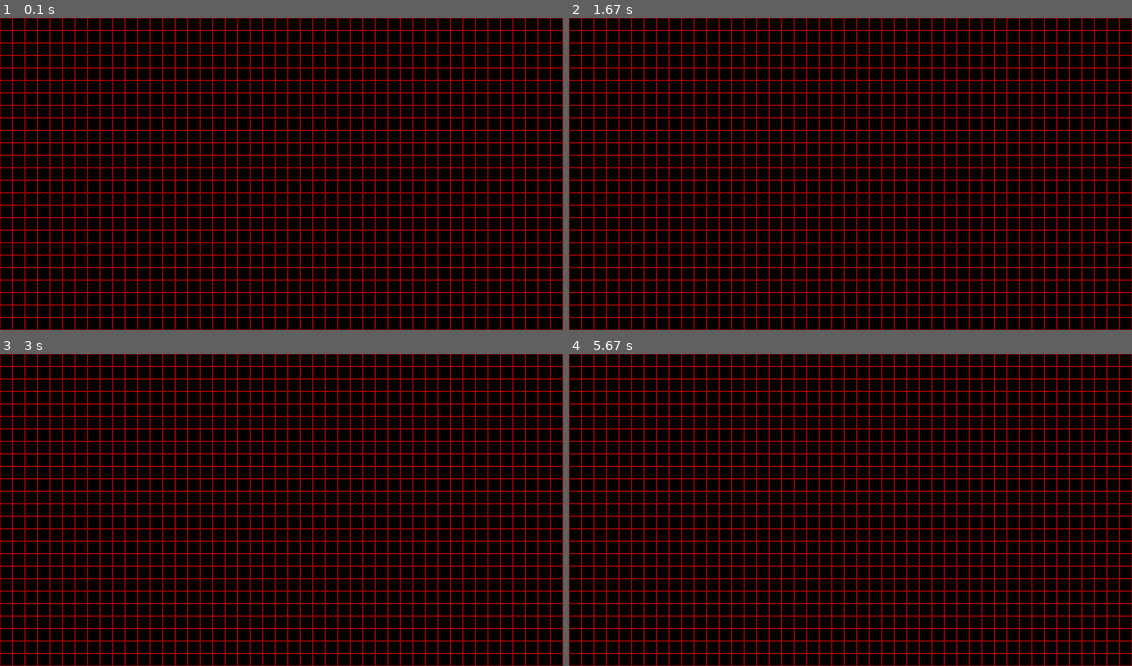
Above: before the commit, frames 1-4 (two rows, left to right).
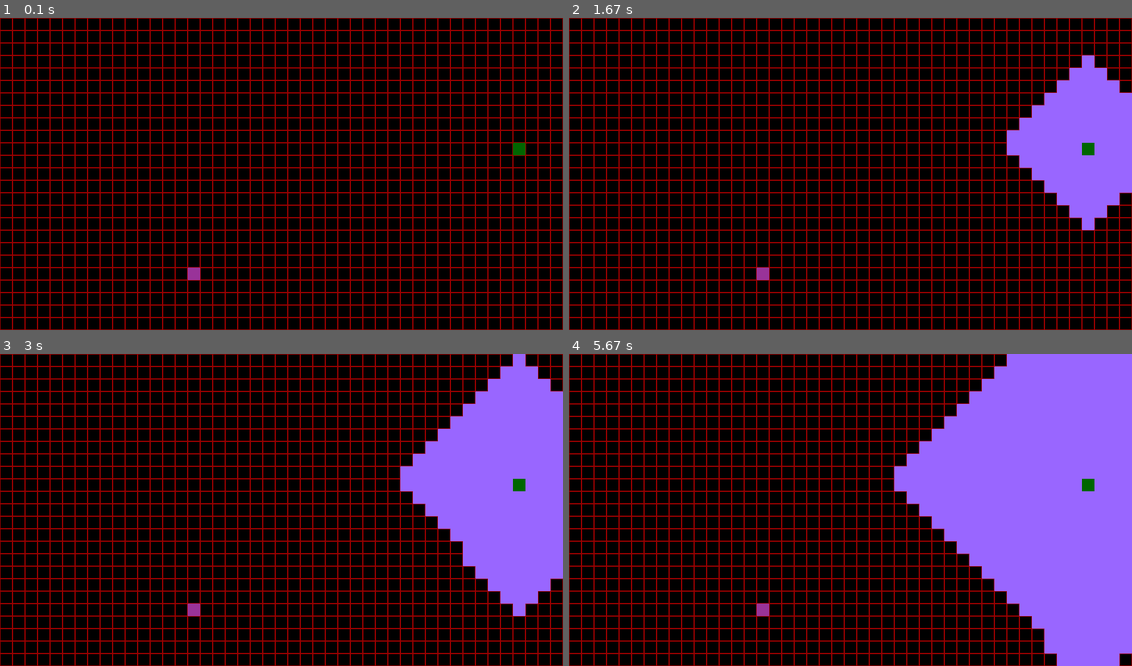
Above: after the commit, the same moments.

Repository: kattel49/pygame-dfs-bfs
Game: pygame game, started from main.py
Same seed, same stepped clock (60 frames per second), same inputs: the game is played once before the commit and once after it.
Inputs:
- Up to frame 1 (0.1 s): no input
- Up to frame 2 (1.67 s): tap B at 0.33 s
- Up to frame 3 (3 s): no input
- Up to frame 4 (5.67 s): no input

The runs differ from the first frame. In frame 1, 0.2% of the frame differs, in the area x 33-94%, y 40-84%; in frame 2, 7.7%; in frame 3, 15%; in frame 4, 29%, in the area x 33-100%, y 0-100%.

Commit message:
Created visualization for BFS

Diff:
--- a/main.py
+++ b/main.py
@@ -1,34 +1,140 @@
 import pygame
+import random
 
 WIDTH, HEIGHT = 900, 500
 BLACK = (0, 0, 0)
-WHITE = (153, 0, 0)
+RED = (153, 0, 0)
+ORIGIN = (0, 102, 0)
+DEST = (153, 51, 153)
+NEIGH = (153, 102, 255)
 FPS = 60
 WIN = pygame.display.set_mode((WIDTH, HEIGHT))
 pygame.display.set_caption("Graph Visualization")
-
-
+BLOCK_SIZE = 20
+GRAPH_WIDTH = WIDTH//BLOCK_SIZE
+GRAPH_HEIGHT = HEIGHT//BLOCK_SIZE
+#adjency list
+GRAPH = [[] for x in range( GRAPH_WIDTH * GRAPH_HEIGHT)]
+GRAPH_NODES = []
 
 def draw_window():
     WIN.fill(BLACK)
     pygame.display.update()
 
-def draw_grid():
-    block_size = 20
-    for x in range(0, WIDTH, block_size):
-        for y in range(0, HEIGHT, block_size):
-            rect = pygame.Rect(x, y, block_size, block_size)
-            pygame.draw.rect(WIN, WHITE, rect, 1)
+def make_graph():
+    for x, i in enumerate(GRAPH):
+        for neighbor in find_neighbours(i):
+            if neighbor != -1:
+                x.append(neighbor)
+
+# returns up, down, left, right
+def find_neighbours(i):
+    row = i // GRAPH_WIDTH
+    row_begin = GRAPH_WIDTH * row
+    row_end = GRAPH_WIDTH * row + GRAPH_WIDTH - 1
+    # node in the down direction
+    if i+GRAPH_WIDTH < GRAPH_WIDTH*GRAPH_HEIGHT:
+        down = i+GRAPH_WIDTH
+    else:
+        down = -1
+    # node in the up direction
+    if i - GRAPH_WIDTH >= 0:
+        up = i-GRAPH_WIDTH
+    else:
+        up = -1
+    # node in the right direction
+    if i + 1 <= row_end:
+        right = i+1
+    else:
+        right = -1
+    # note in the left direction
+    if i-1 >= row_begin:
+        left = i - 1
+    else:
+        left = -1
+
+    return (up, down, left, right)
+
+def bfs(origin, dest):
+    visited_nodes = set()
+
+    queue = [x for x in find_neighbours(origin) if x != -1]
+    visited_nodes.add(origin)
+    while True:
+        #fetch a node
+        node = queue.pop(0)
+        if node in visited_nodes:
+            continue
+        if node == dest:
+            print("Destination Reached")
+            break
+        visited_nodes.add(node)
+        # get the neighboring nodes
+        neighbour_of_node = find_neighbours(node)
+        print(neighbour_of_node, node)
+        for n in neighbour_of_node:
+            if n in visited_nodes or n == -1:
+                continue
+            else:
+                queue.append(n)
+        WIN.fill(NEIGH, GRAPH_NODES[node])
+        pygame.display.update()
+
+def dfs_helper(node):
+    pass
+
+def dfs(origin, dest):
+    pass
+
+
+def draw_grid(origin, dest):
+    print(origin, dest)
+    count = 0
+    for y in range(0, HEIGHT, BLOCK_SIZE):
+        for x in range(0, WIDTH, BLOCK_SIZE):
+            rect = pygame.Rect(x, y, BLOCK_SIZE, BLOCK_SIZE)
+            GRAPH_NODES.append(rect)
+            if count == origin:
+                WIN.fill(ORIGIN, rect)
+            elif count == dest:
+                WIN.fill(DEST, rect)
+            else:
+                pygame.draw.rect(WIN, RED, rect, 1)
+            count += 1
+    print(count)
+
+def rand_start_end():
+    origin = random.randint(0, GRAPH_HEIGHT*GRAPH_WIDTH - 1)
+
+    dest = random.randint(0, GRAPH_HEIGHT*GRAPH_WIDTH - 1)
+
+    return origin, dest
 
 def main():
     run = True
-    clock = pygame.time.Clock()
+    #clock = pygame.time.Clock()
+    origin, dest = rand_start_end()
+    draw_grid(origin, dest)
     while run:
-        clock.tick(FPS)
+        #clock.tick(FPS)
         for event in pygame.event.get():
             if event.type == pygame.QUIT:
                 run = False
-        draw_grid()
+
+        keys_pressed = pygame.key.get_pressed()
+        if keys_pressed[pygame.K_r]:
+            WIN.fill(BLACK)
+            origin, dest  = rand_start_end()
+            print(find_neighbours(0))
+            draw_grid(origin, dest)
+        #test neighbors
+        if keys_pressed[pygame.K_t]:
+            WIN.fill((255,255,255), GRAPH_NODES[0])
+            bfs_test(0, dest)
+        if keys_pressed[pygame.K_b]:
+            bfs(origin, dest)
+
+
         #make changes to the window and then update
         pygame.display.update()
 
